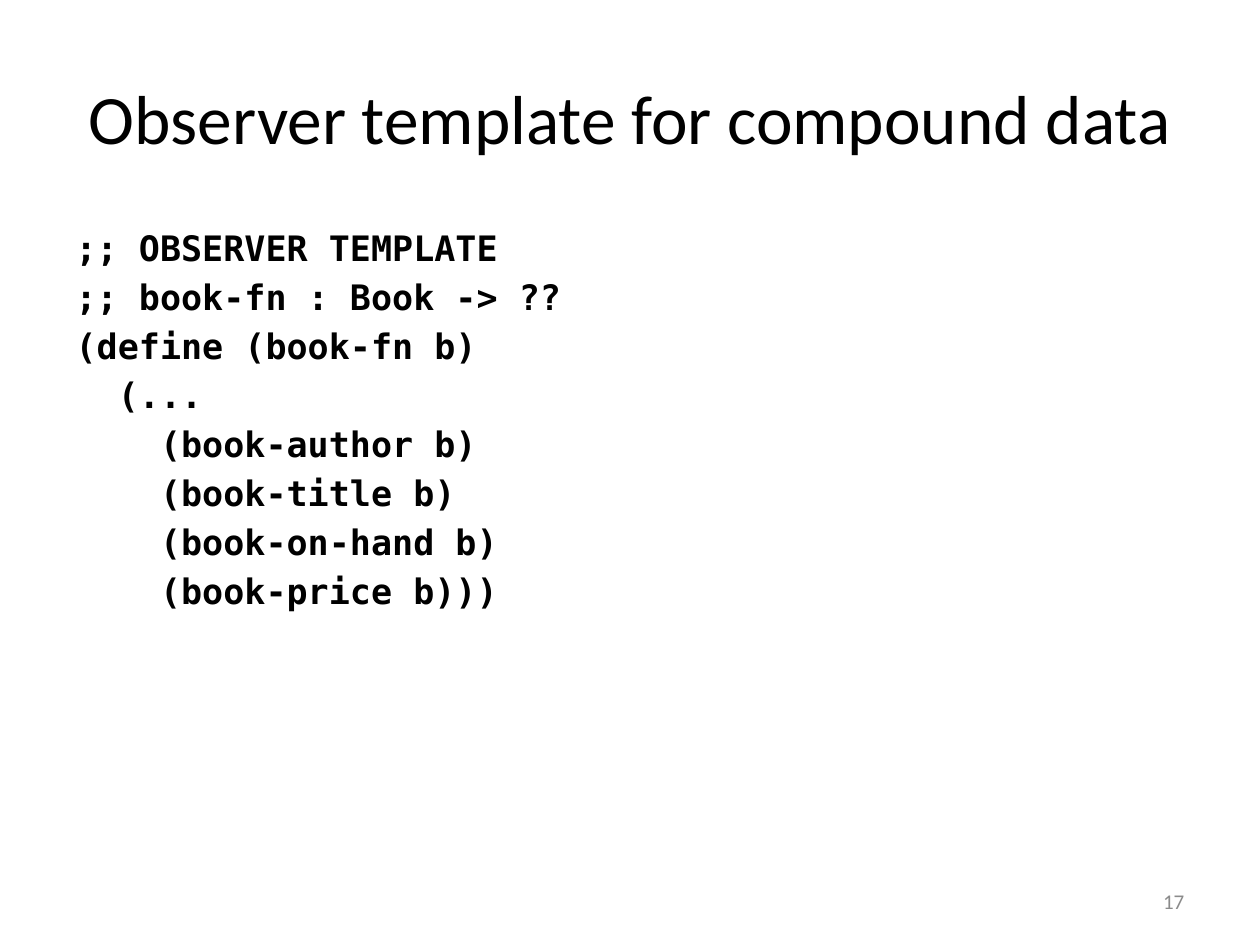
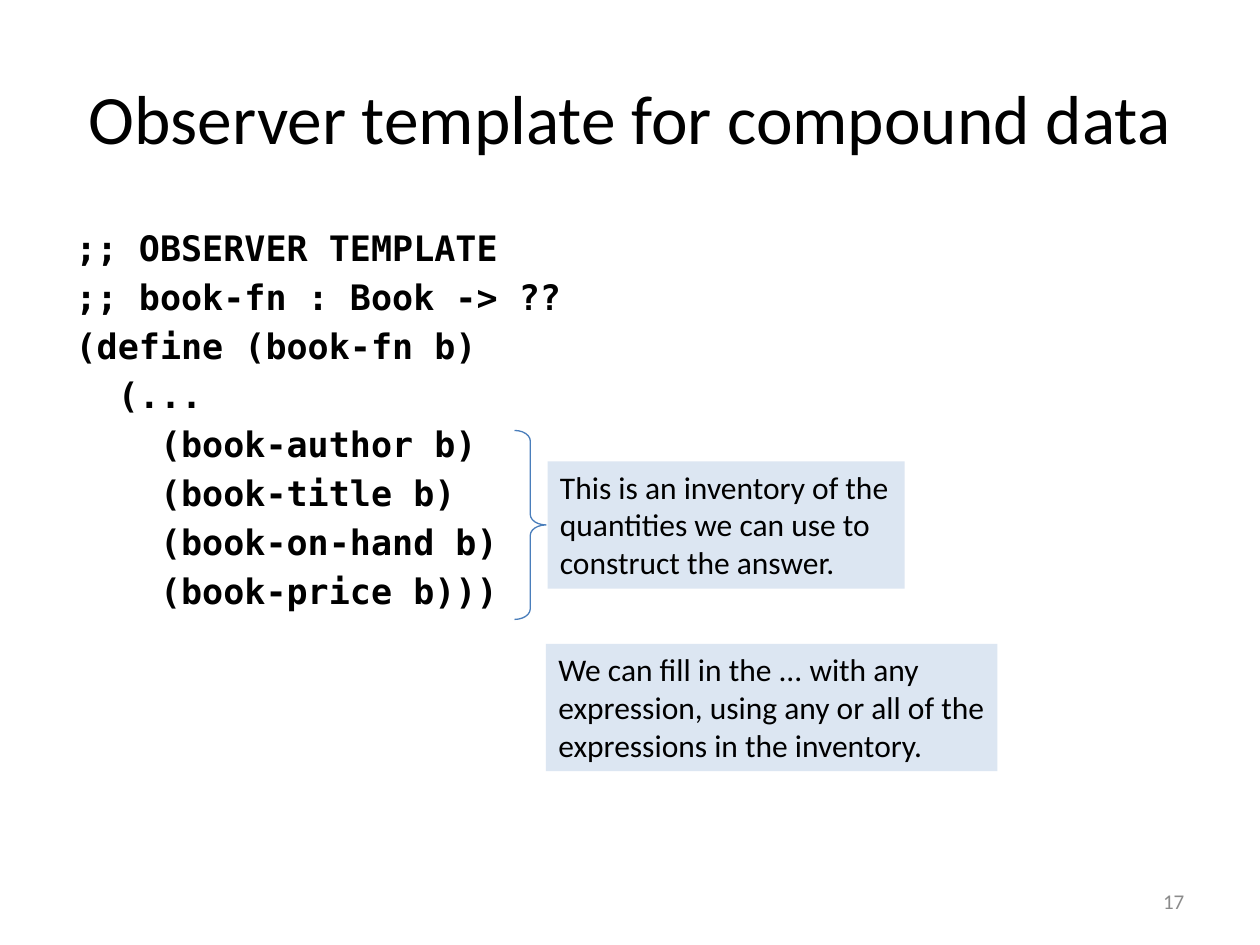
Before and after one commit to mwand/cs5010f17, a slide deck: slide 17 of Slides/Lesson 1.3 The Data Design Recipe.pptx. Drawn at 1260x945 pixels with LibreOffice and Linux fonts; fonts in the diff are those of the drawing. Boxes give left, top, right and bottom in pixels: in the first picture for what was removed or moved away, otherwise in the second. Text is boxed around its words. In the diff, an @@ line names an element or a change of style, - is before the commit and + after.

```diff
--- a/Slides/Lesson 1.3 The Data Design Recipe.pptx
+++ b/Slides/Lesson 1.3 The Data Design Recipe.pptx
@@ right brace added at [514, 431, 546, 620], outline #4B7EBC 0.75 pt @@
@@ rectangle added at [548, 461, 905, 588], fill #DCE6F2, 18 pt, text #000000 @@
+This is an inventory of the quantities we can use to construct the answer.
@@ rectangle added at [546, 644, 997, 771], fill #DCE6F2, 18 pt, text #000000 @@
+We can fill in the ... with any expression, using any or all of the expressions in the inventory.
```
Also in this commit, not shown: 1 other file.
